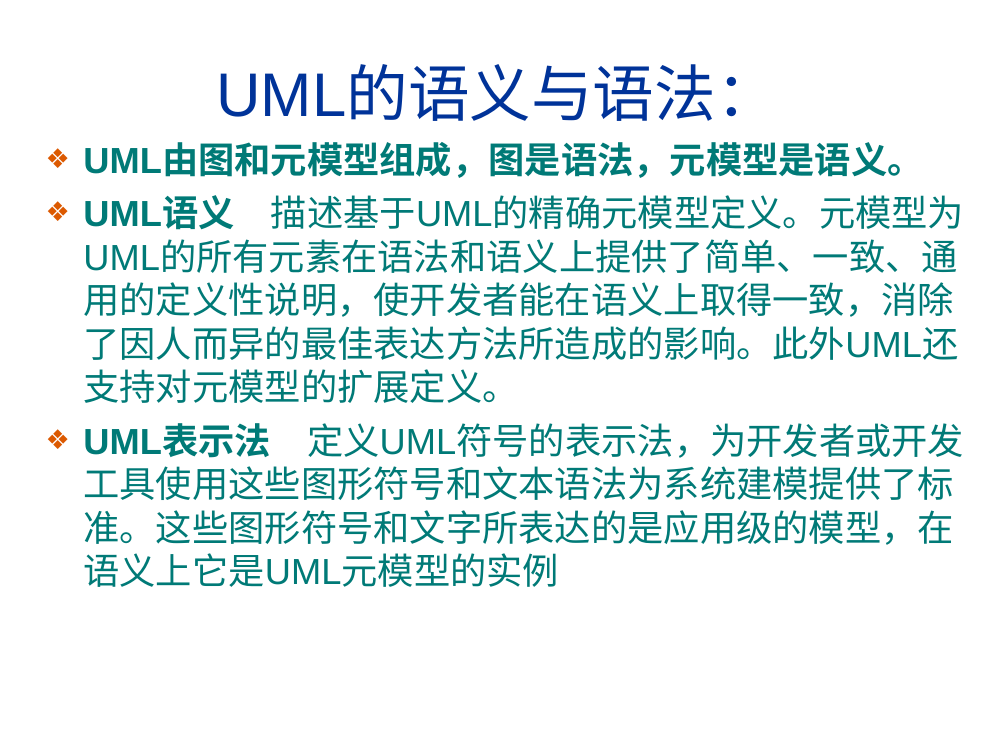
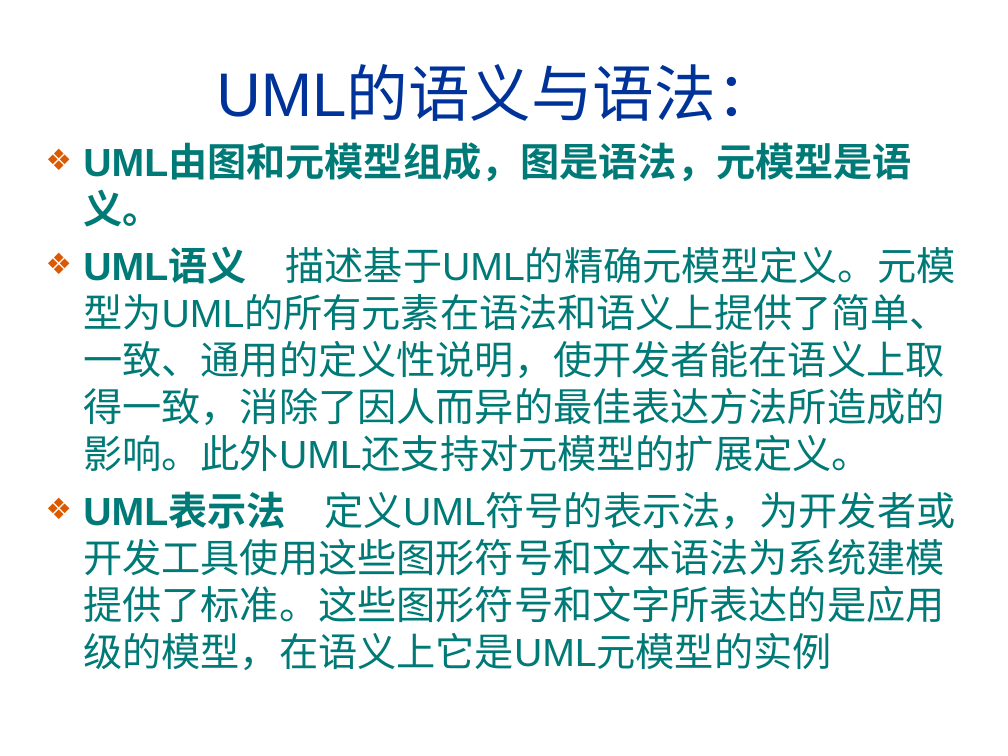
Before and after one commit to ToryXu0407/Project_yc, a slide deck: slide 10 of UML翻转课堂.ppt (slide 11 before the commit). Drawn at 1008x756 pixels with LibreOffice and Linux fonts; fonts in the diff are those of the drawing; background and template pictures are left out. Boxes give left, top, right and bottom in pixels: in the first picture for what was removed or moved away, otherwise in the second. Text is boxed around its words. In the diff, an @@ line names an element or a change of style, - is before the commit and + after.

```diff
--- a/UML翻转课堂.ppt
+++ b/UML翻转课堂.ppt
@@ text "UML由图和元模型组成，图是语法，元模型是语义。" at box(83, 145, 956, 670): size 25.9 to 28 pt @@
```
Also in this commit, not shown: 1 slide removed.
